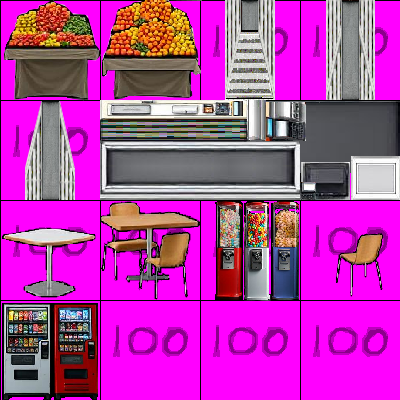
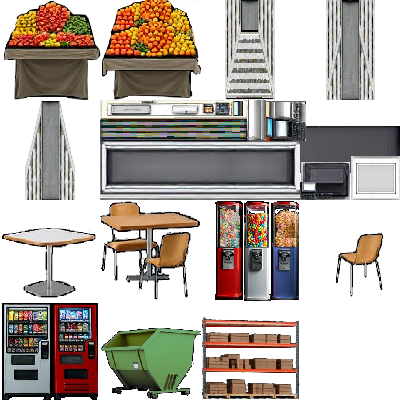
Layered file, before and after one edit (400x400). Changes by layer:
painted on "decorsprite" over (101, 101, 400, 400)
hid "Background" over (0, 0, 400, 400)
